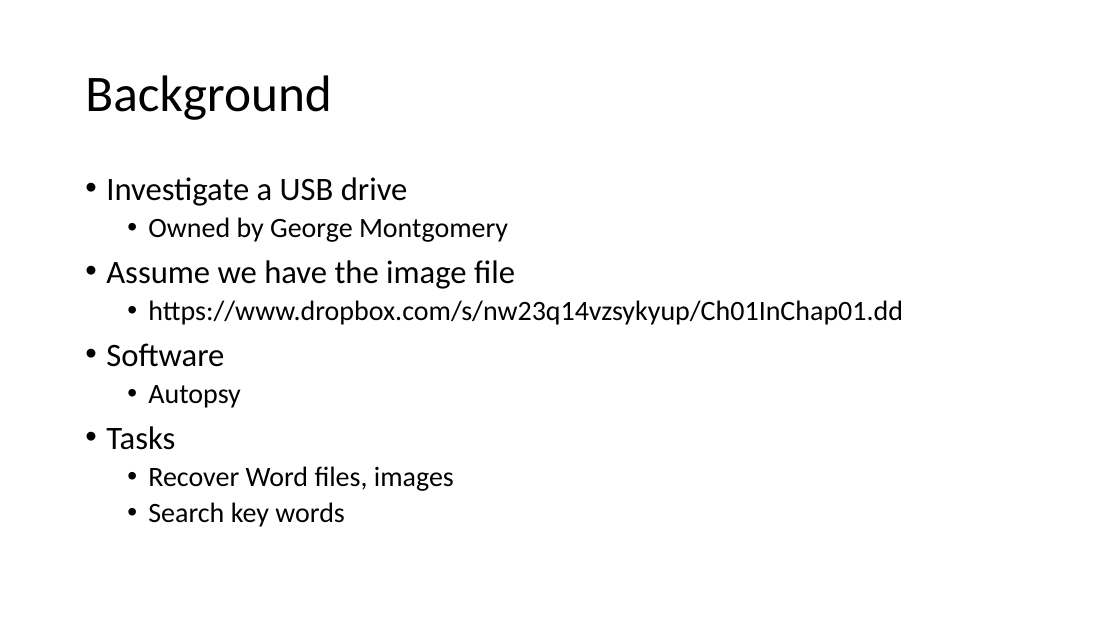
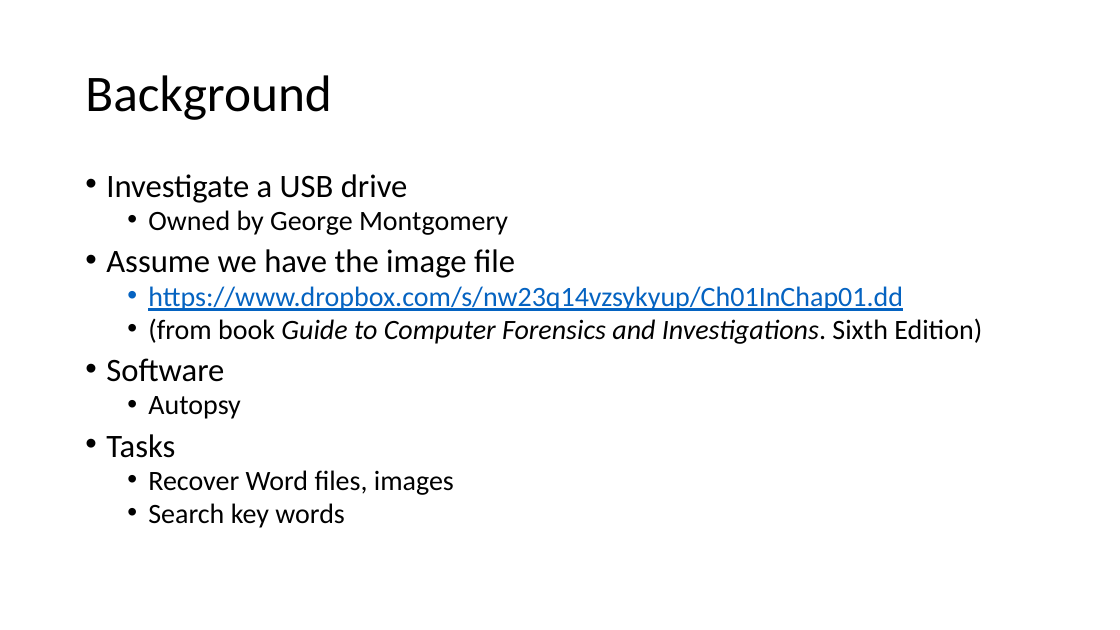
Before and after one commit to frankwxu/digital-forensics-lab, a slide deck: slide 17 of Basic_Computer_Skills_for_Forensics/5_Introduction_to_digital_forensics.pptx. Drawn at 1120x630 pixels with LibreOffice and Linux fonts; fonts in the diff are those of the drawing; background and template pictures are left out. Boxes give left, top, right and bottom in pixels: in the first picture for what was removed or moved away, otherwise in the second. Text is boxed around its words. In the diff, an @@ line names an element or a change of style, - is before the commit and + after.

```diff
--- a/Basic_Computer_Skills_for_Forensics/5_Introduction_to_digital_forensics.pptx
+++ b/Basic_Computer_Skills_for_Forensics/5_Introduction_to_digital_forensics.pptx
@@ text at <box>106,174,903,528</box>: text colour #000000 to #0563C1, underline on in "https://www.dropbox.com/s/nw23q14vzsykyup/Ch01InChap01.dd"; line spacing 0.9 to 0.8 @@
@@ text at <box>148,318,982,344</box>: paragraph added @@
+  • (from book Guide to Computer Forensics and Investigations. Sixth Edition)
```
Also in this commit, not shown: 7 other slides changed, 1 slide added, 9 other files.
